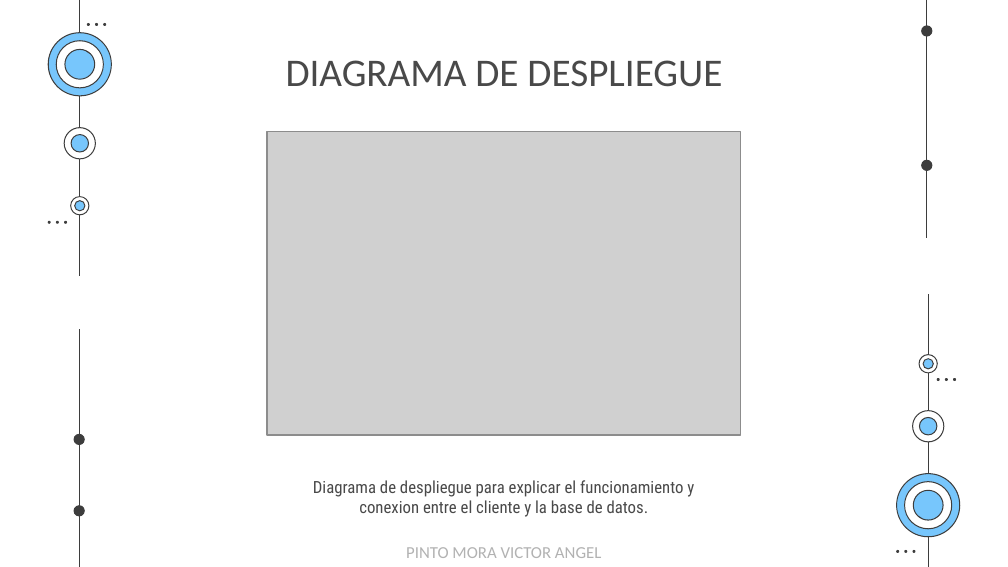
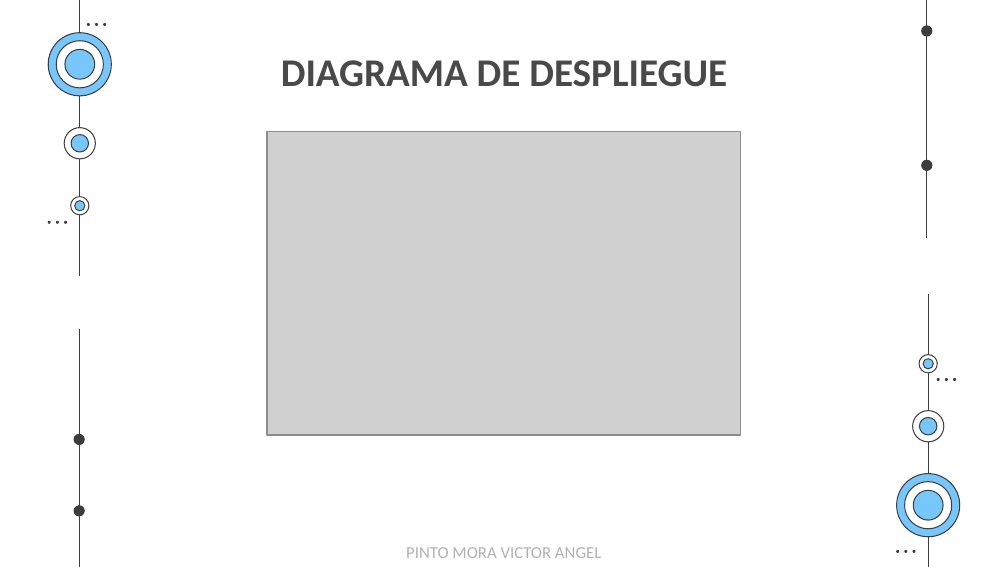
Before and after one commit to EgCooper/Mxt-Technology, a slide deck: slide 37 of Documentacion/Mxt-Technology Presentacion.pptx (slide 36 before the commit). Drawn at 1008x567 pixels with LibreOffice and Linux fonts; fonts in the diff are those of the drawing; grey boxes stand for pictures. Boxes give left, top, right and bottom in pixels: in the first picture for what was removed or moved away, otherwise in the second. Text is boxed around its words. In the diff, an @@ line names an element or a change of style, - is before the commit and + after.

```diff
--- a/Documentacion/Mxt-Technology Presentacion.pptx
+++ b/Documentacion/Mxt-Technology Presentacion.pptx
@@ title "DIAGRAMA DE DESPLIEGUE" at [281, 60, 727, 87]: bold on @@
@@ text removed at [313, 480, 694, 517] @@
-Diagrama de despliegue para explicar el funcionamiento y conexion entre el cliente y la base de datos.
```
Also in this commit, not shown: 43 other slides changed, 1 slide added, 12 slides removed, 1 other file.
